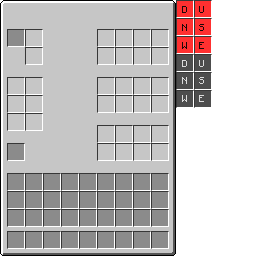
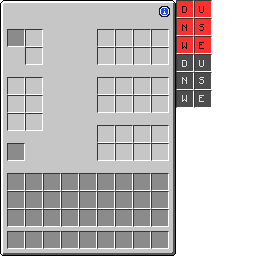
Revision of a layered (256, 256) image; what changed, layer by layer:
painted on "Mockup" over [left=159, top=6, right=170, bottom=17]
